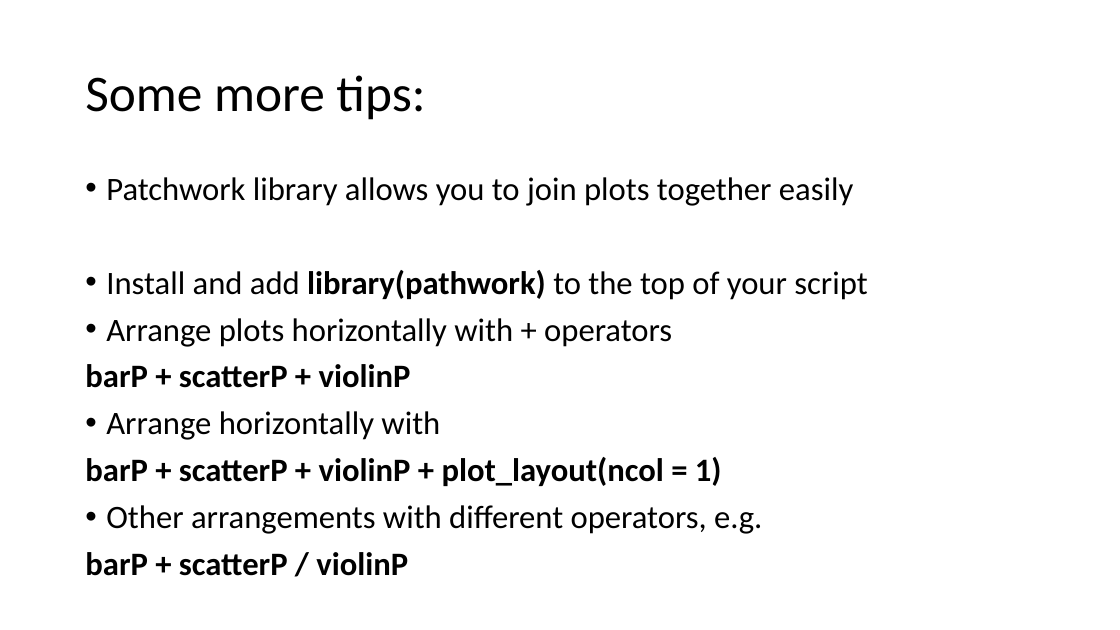
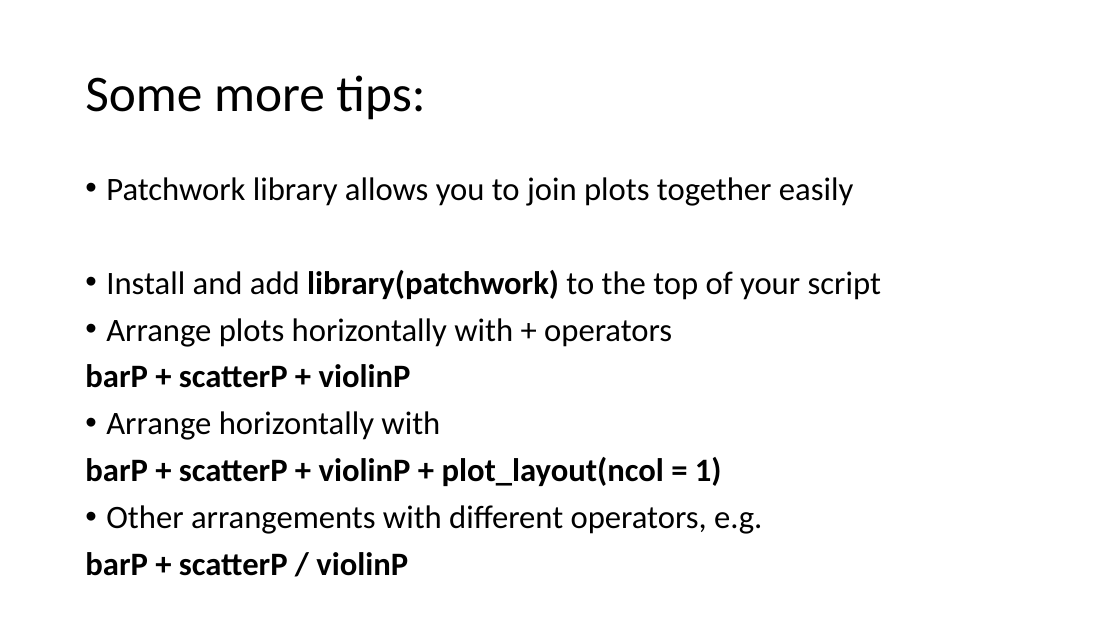
Before and after one commit to angnguyen/ce_group, a slide deck: slide 24 of CognitionEmotion7_RTutorial4/R_tutorial_4_slides.pptx (slide 26 before the commit). Drawn at 1120x630 pixels with LibreOffice and Linux fonts; fonts in the diff are those of the drawing. Boxes give left, top, right and bottom in pixels: in the first picture for what was removed or moved away, otherwise in the second. Text is boxed around its words. In the diff, an @@ line names an element or a change of style, - is before the commit and + after.

```diff
--- a/CognitionEmotion7_RTutorial4/R_tutorial_4_slides.pptx
+++ b/CognitionEmotion7_RTutorial4/R_tutorial_4_slides.pptx
@@ text at (x1=106, y1=270, x2=881, y2=300): text changed @@
-• Install and add library(pathwork) to the top of your script
+• Install and add library(patchwork) to the top of your script
```
Also in this commit, not shown: 3 other slides changed, 2 slides removed, 1 other file.
